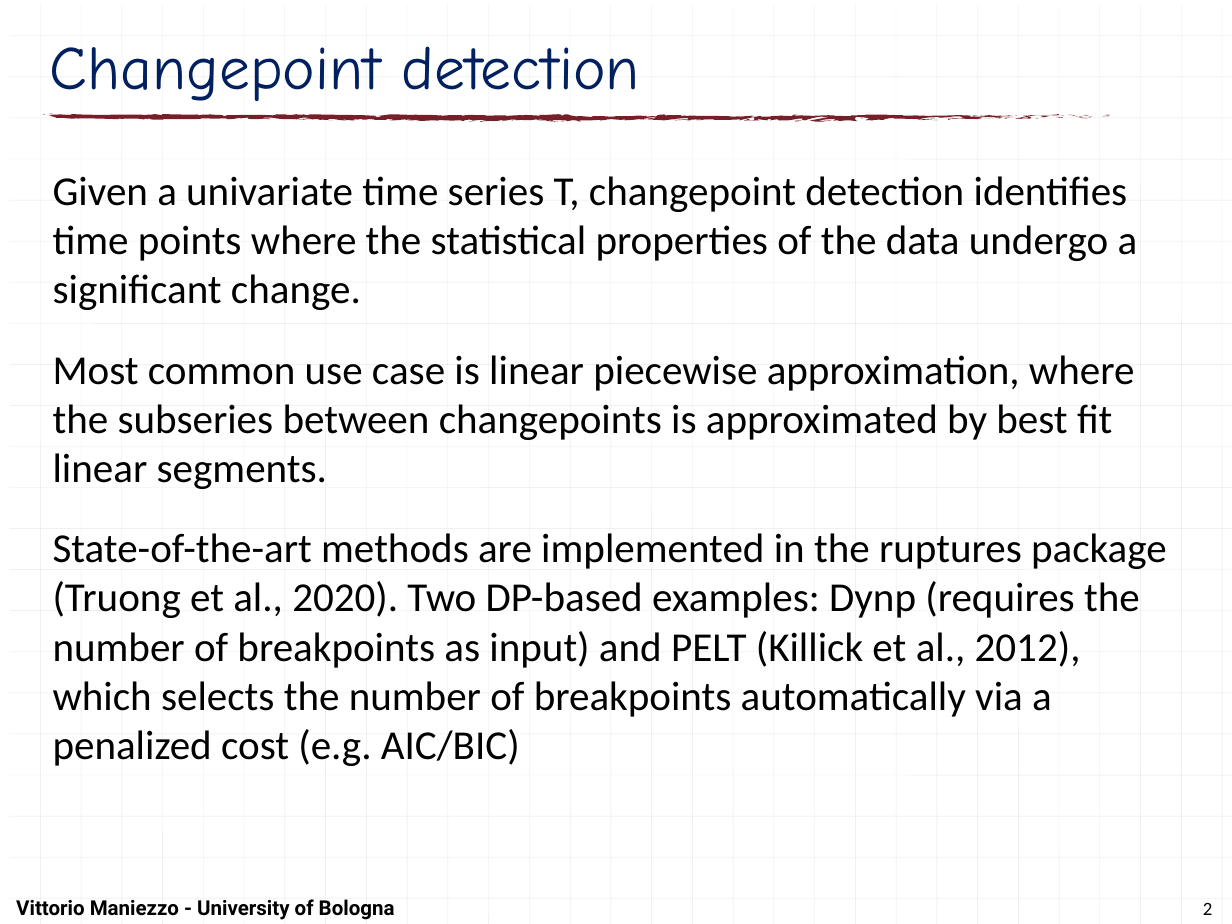
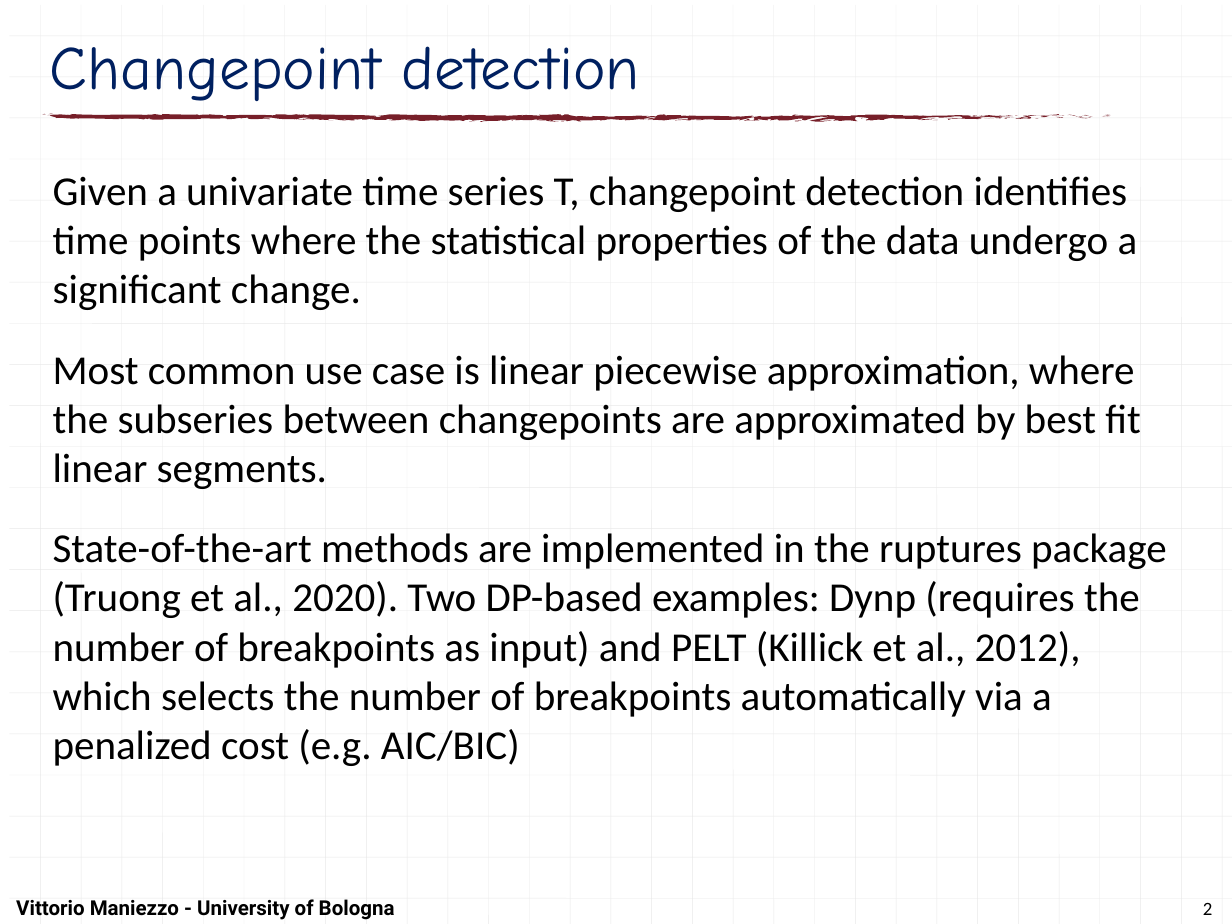
Before and after one commit to maniezzo/segmentation, a slide deck: slide 2 of doc/IOCFC26/forecastSegmentation.pptx. Drawn at 1232x924 pixels with LibreOffice and Linux fonts; fonts in the diff are those of the drawing. Boxes give left, top, right and bottom in pixels: in the first picture for what was removed or moved away, otherwise in the second. Text is boxed around its words. In the diff, an @@ line names an element or a change of style, - is before the commit and + after.

```diff
--- a/doc/IOCFC26/forecastSegmentation.pptx
+++ b/doc/IOCFC26/forecastSegmentation.pptx
@@ text at <box>53,355,1140,489</box>: text changed @@
-Most common use case is linear piecewise approximation, where the subseries between changepoints is approximated by best fit linear segments.
+Most common use case is linear piecewise approximation, where the subseries between changepoints are approximated by best fit linear segments.
```
Also in this commit, not shown: 3 other slides changed, 28 other files.
